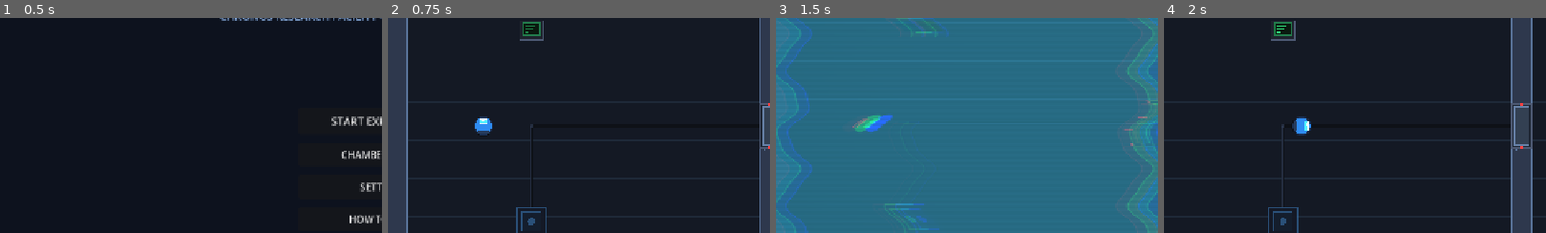
Above: before the commit, frames 1-4 (left to right).
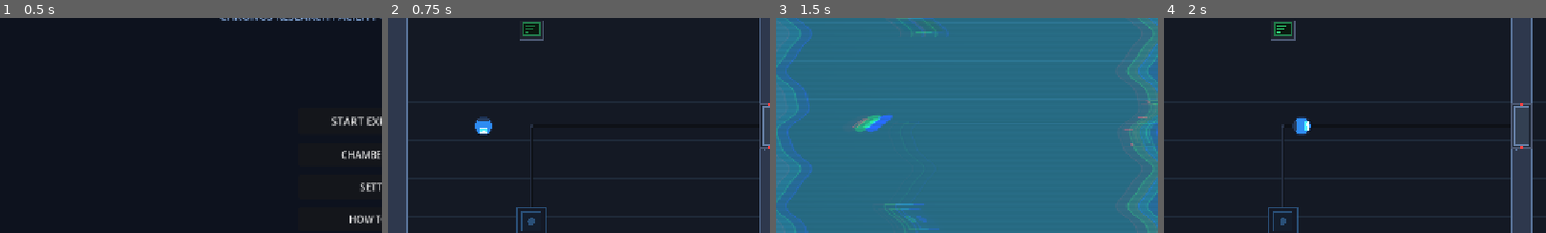
Above: after the commit, the same moments.

Repository: Ghostofzenin08/Echo_of_Dread
Game: Godot game, scene res://scenes/ui/main_menu.tscn
Two runs of this game, one before a commit and one after it. Both use one fixed random seed, a clock stepped at 60 frames per second and the inputs below.
Inputs (mouse positions are % of the whole screen's width and height, from its top left):
- Up to frame 1 (0.5 s): no input
- Up to frame 2 (0.75 s): click "START EXPERIMENT" at 0.5 s
- Up to frame 3 (1.5 s): tap Enter (ui_accept) at 1.25 s; move the mouse to (72, 45) at 1.27 s; hold D (move_right) from 1.28 s (still down); tap C (clear_echoes) at 1.35 s; click (72, 45) at 1.42 s
- Up to frame 4 (2 s): keep holding D (move_right); tap Enter (ui_accept) at 1.52 s
The pictures show only the part of the screen within x 0-50%, y 25-75%; the shares and areas given below are measured in that part.

Frame 1 is identical in both runs. In frame 2, 0.1% of the frame differs, in the area x 23-27%, y 46-54%; in frame 3, less than 0.1%; in frame 4, less than 0.1%.

Commit message:
fix(loop): invoke reset_state on player in LoopManager initialize

Diff:
--- a/scripts/entities/loop_manager.gd
+++ b/scripts/entities/loop_manager.gd
@@ -35,7 +35,10 @@
 func initialize(target_player: Player, initial_spawn: Vector2) -> void:
 	player = target_player
 	spawn_position = initial_spawn
-	player.global_position = spawn_position
+	if player.has_method("reset_state"):
+		player.reset_state(spawn_position)
+	else:
+		player.global_position = spawn_position
 
 	if not player.interaction_performed.is_connected(_on_player_interaction):
 		player.interaction_performed.connect(_on_player_interaction)
